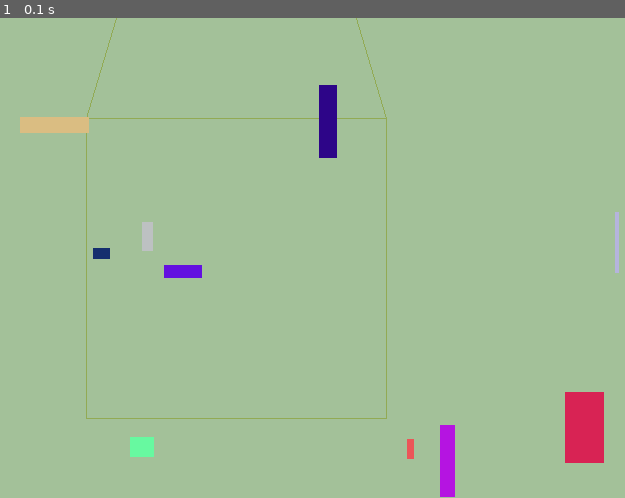
Above: before the commit, frame 1.
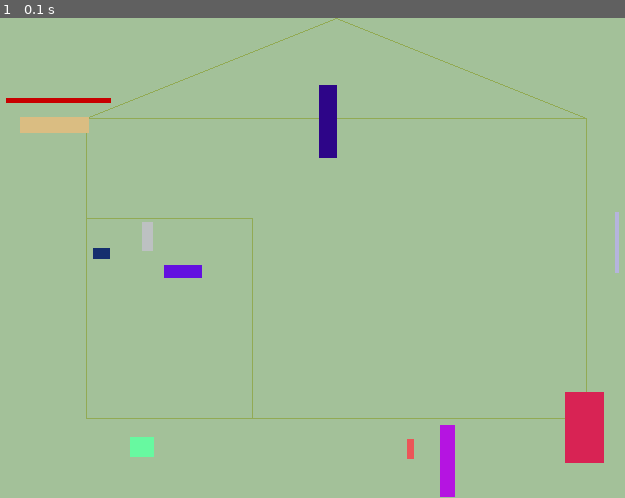
Above: after the commit, the same moment.

Repository: TsugunovS/Esimene_Pygame.Tsugunov
Game: pygame game, started from Esimene_Pygame.Tsugunov/2osa_Tsüklid_ja_funktsioonid.py
Two runs of this game, one before a commit and one after it. Both use one fixed random seed, a clock stepped at 60 frames per second and the inputs below.
Inputs:
- Up to frame 1 (0.1 s): no input

The runs differ from the first frame. In frame 1, 0.8% of the frame differs, in the area x 0-94%, y 0-84%.

Commit message:
18/04/23

Diff:
--- a/Esimene_Pygame.Tsugunov/2osa_Tsüklid_ja_funktsioonid.py
+++ b/Esimene_Pygame.Tsugunov/2osa_Tsüklid_ja_funktsioonid.py
@@ -3,19 +3,19 @@
 import random
 import sys
 
-def Maja(x,y,laius,kõrgus,pind,värv):
-    punktid=[(x,y- ((3/4.0)*kõrgus)), (x,y), (x+laius,y), (x+laius,y-(3/4.0) * kõrgus),
-             (x,y-((3/4.0)*kõrgus)), (x + laius/2.0,-kõrgus), (x+laius,y-(3/4.0)*kõrgus)]
-    suurus=random.randint(1,10)
+def Maja(x,y,laius,kõrgus,pind,värv,suurus):
+    punktid=[(x,y-((3/4.0)*kõrgus)), (x,y), (x+laius,y), (x+laius,y-(3/4.0)*(kõrgus)),(x,y-((3/4.0)*kõrgus)), (x+laius/2.0,y-kõrgus),(x+laius,y-(3/4.0)*kõrgus)]
     pygame.draw.lines(pind,värv,False,punktid,suurus)
-    pygame.draw.lines(pind, värv, False, punktid, suurus)
 
-def draw_house(x, y, width, height, surface, color):
-    # Draw the house
-    points = [(x, y - 0.75 * height), (x, y), (x + width, y), (x + width, y - 0.75 * height),
-              (x, y - 0.75 * height), (x + width / 2, -height), (x + width, y - 0.75 * height)]
-    thickness = random.randint(1, 10)
-    pygame.draw.lines(surface, color, False, points, thickness)
+def Uks(x,y,laius,kõrgus,pind,värv,suurus):
+    punktid=[(x,y),(x,y-(1/2)*kõrgus),(x+(1/3)*laius,y-(1/2)*kõrgus),(x+(1/3)*laius,y),(x,y)]
+#    punktid=[(x,y-((3/4.0)*kõrgus)), (x,y), (x+laius,y), (x+laius,y-(3/4.0)*(kõrgus)),(x,y-((3/4.0)*kõrgus)), ]
+    pygame.draw.lines(pind,värv,True,punktid,suurus)
+
+def Aken(x,y,laius,kõrgus,pind,värv,suurus):
+    punktid=[(x,y),(x,y-(1/2)*kõrgus),(x+(1/3)*laius,y-(1/2)*kõrgus),(x+(1/3)*laius,y),(x,y)]
+    pygame.draw.lines(pind,värv,True,punktid,suurus)
+
 
 r=random.randint(0,255)
 g=random.randint(0,255)
@@ -27,13 +27,19 @@
 g=random.randint(0,255)
 b=random.randint(0,255)
 majavarv=[r,g,b]
+suurus=random.randint(1,10)
 
 pind=pygame.display.set_mode([640,480])
 pygame.display.set_caption("Juhuslikud objektid + majake")
 pind.fill(fon)
 
-Maja(100,400,300,400,pind,majavarv)
+Maja(100,400,500,400,pind,majavarv,suurus)
+Uks(100,400,500,400,pind,majavarv,suurus)
+Aken(100,400,500,400,pind,majavarv,suurus)
 pygame.display.flip()
+
+ristkülik=pygame.Rect(20,80,105,5)
+pygame.draw.rect(pind,(200,0,0),ristkülik)
 
 for i in range(10):
     r=random.randint(0,255)
